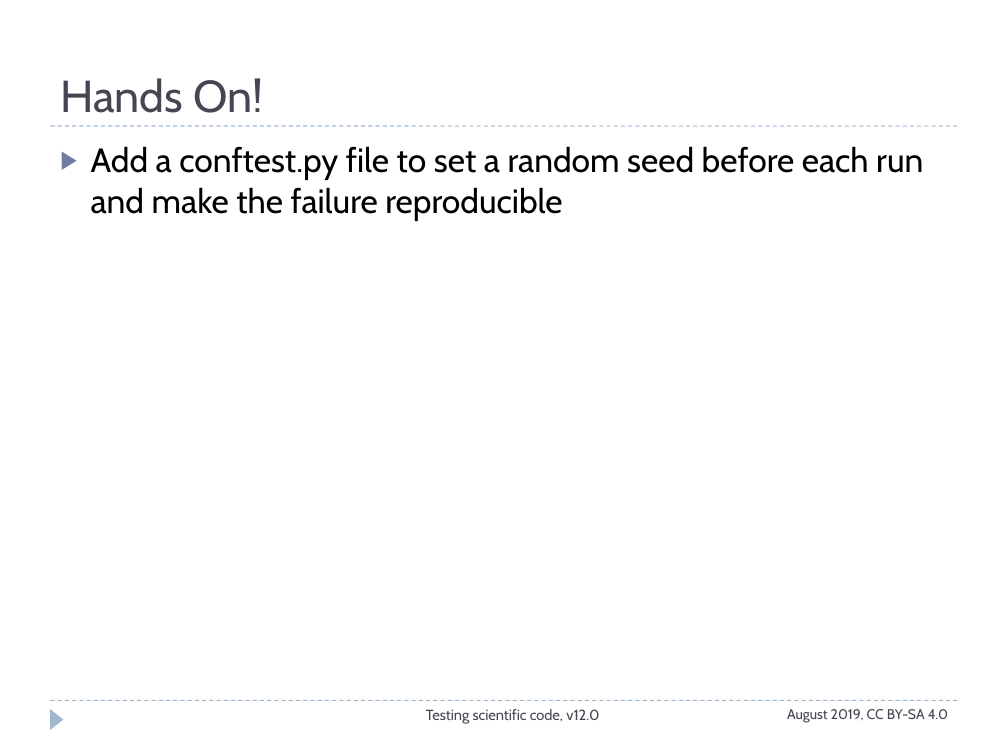
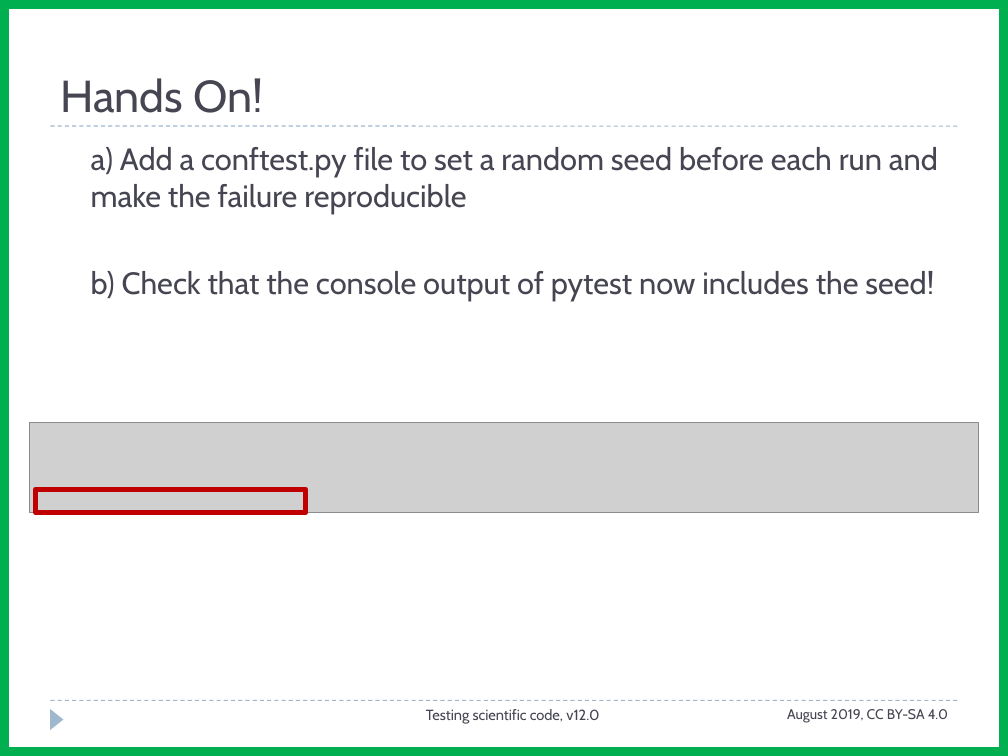
Before and after one commit to ASPP/testing_debugging_profiling, a slide deck: slide 25 of testing_part2.pptx (slide 21 before the commit). Drawn at 1008x756 pixels with LibreOffice and Linux fonts; fonts in the diff are those of the drawing; grey boxes stand for pictures. Boxes give left, top, right and bottom in pixels: in the first picture for what was removed or moved away, otherwise in the second. Text is boxed around its words. In the diff, an @@ line names an element or a change of style, - is before the commit and + after.

```diff
--- a/testing_part2.pptx
+++ b/testing_part2.pptx
@@ rectangle added at box(0, 0, 1008, 756), outline #00B050 13 pt @@
@@ text at box(91, 147, 938, 301): text changed; size 24 to 22 pt; text colour #000000 to #464653 @@
-▶ Add a conftest.py file to set a random seed before each run and make the failure reproducible
+  a) Add a conftest.py file to set a random seed before each run and make the failure reproducible
+  b) Check that the console output of pytest now includes the seed!
@@ picture added at box(30, 422, 979, 513) @@
@@ rectangle added at box(35, 489, 305, 513), outline #C00000 3.5 pt @@
```
Also in this commit, not shown: 14 other slides changed, 1 slide added, 3 slides removed, 11 other files.
